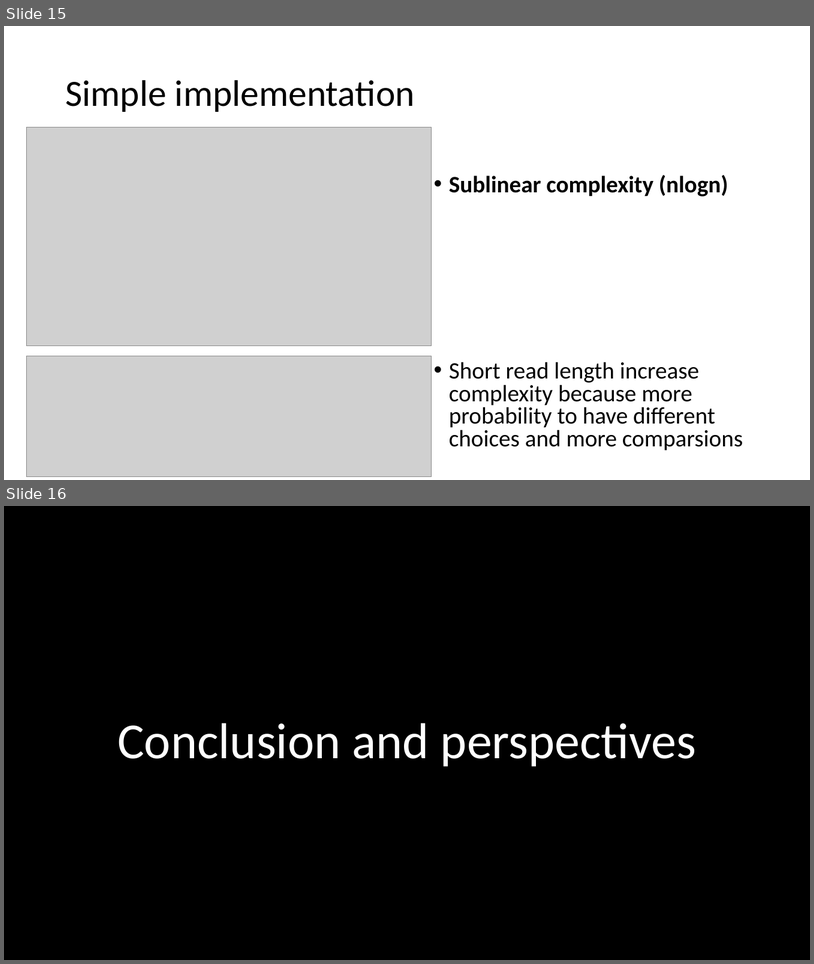
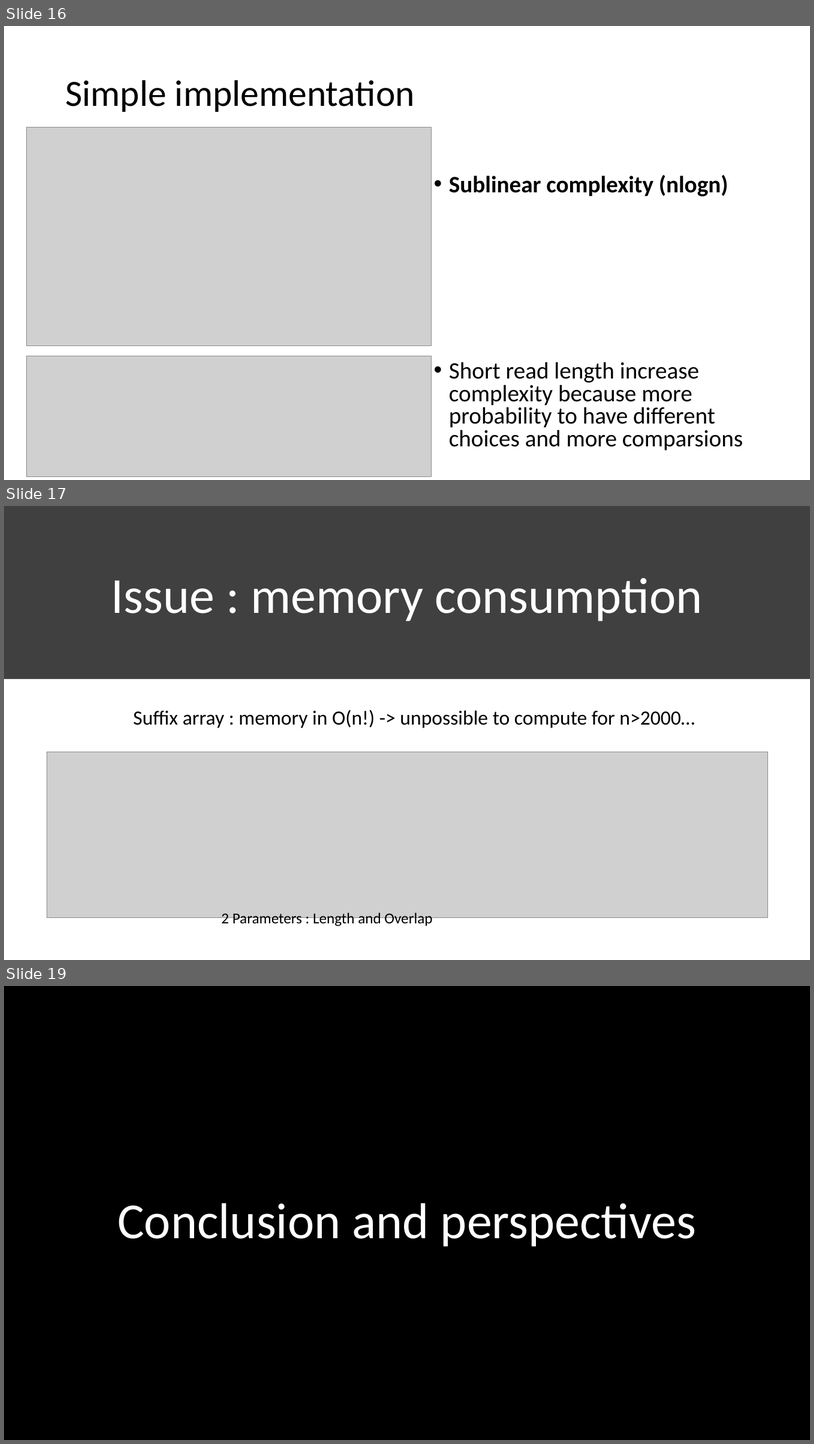
Before and after one commit to Coohrentiin/Index-structure-and-mapping, a slide deck: EXAM-Genome mapping.pptx. Shown one above the other, each under a label of ours: slides 15 and 16 before the commit, slides 16, 17 and 19 after it; the slides between them are not shown. The pictures are 814x964 and 814x1444 pixels, drawn with LibreOffice and Linux fonts; fonts in the diff are those of the drawing; grey boxes stand for pictures; background and template pictures are left out. Boxes give left, top, right and bottom in pixels: in the first picture for what was removed or moved away, otherwise in the second. Text is boxed around its words. In the diff, an @@ line names an element or a change of style, - is before the commit and + after.

```diff
--- a/EXAM-Genome mapping.pptx
+++ b/EXAM-Genome mapping.pptx
@@ slide 17 added at <box>4,506,810,960</box>, background #FFFFFF @@
@@ rectangle added at <box>4,506,810,679</box>, fill #404040 @@
@@ title added at <box>111,578,702,621</box>, 60 pt, text #FFFFFF @@
+Issue : memory consumption
@@ text added at <box>133,709,695,728</box>, 24 pt, text #000000 @@
+Suffix array : memory in O(n!) -> unpossible to compute for n>2000…
@@ picture added at <box>47,751,768,918</box> @@
@@ text added at <box>221,912,432,927</box>, 18 pt, text #000000 @@
+2 Parameters : Length and Overlap
@@ what was slide 15 is now slide 16 @@
@@ what was slide 16 is now slide 19 @@
```
Also in this commit, not shown: 2 other slides added, 2 other files.
